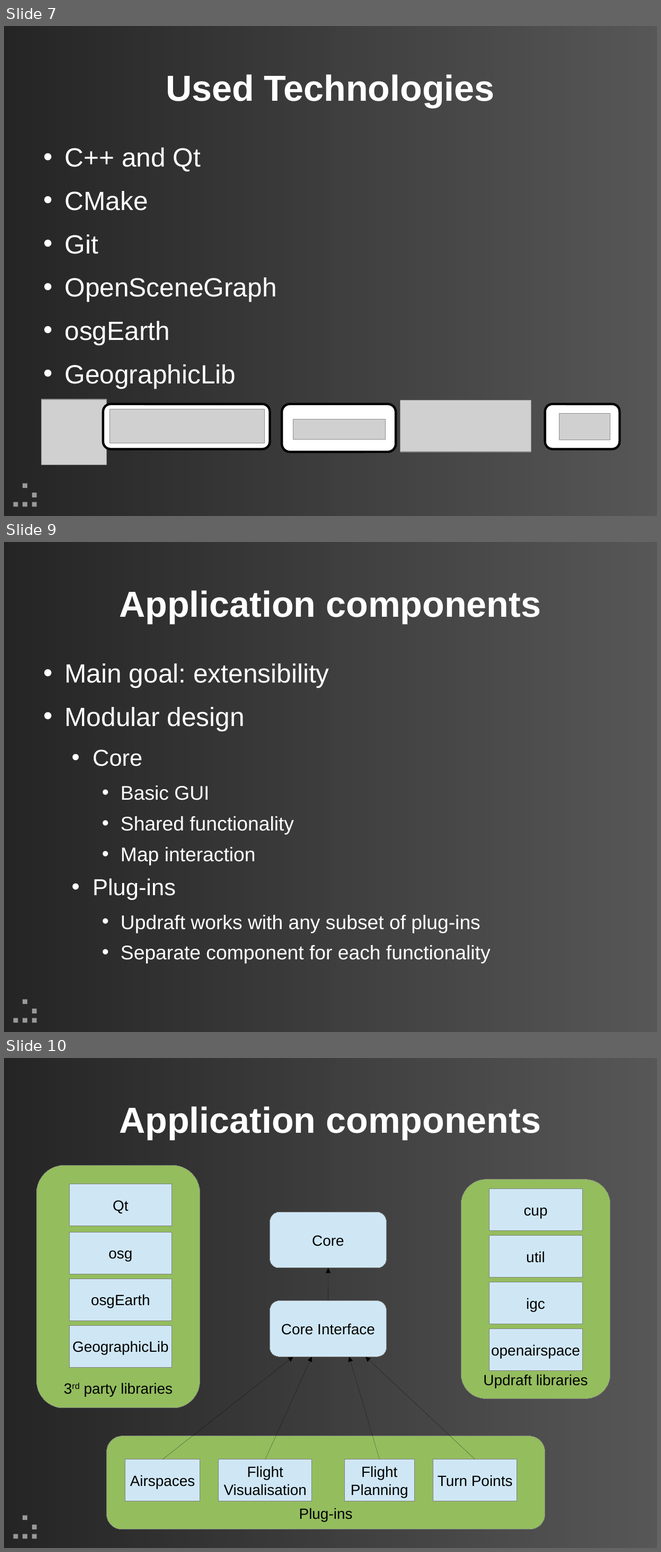
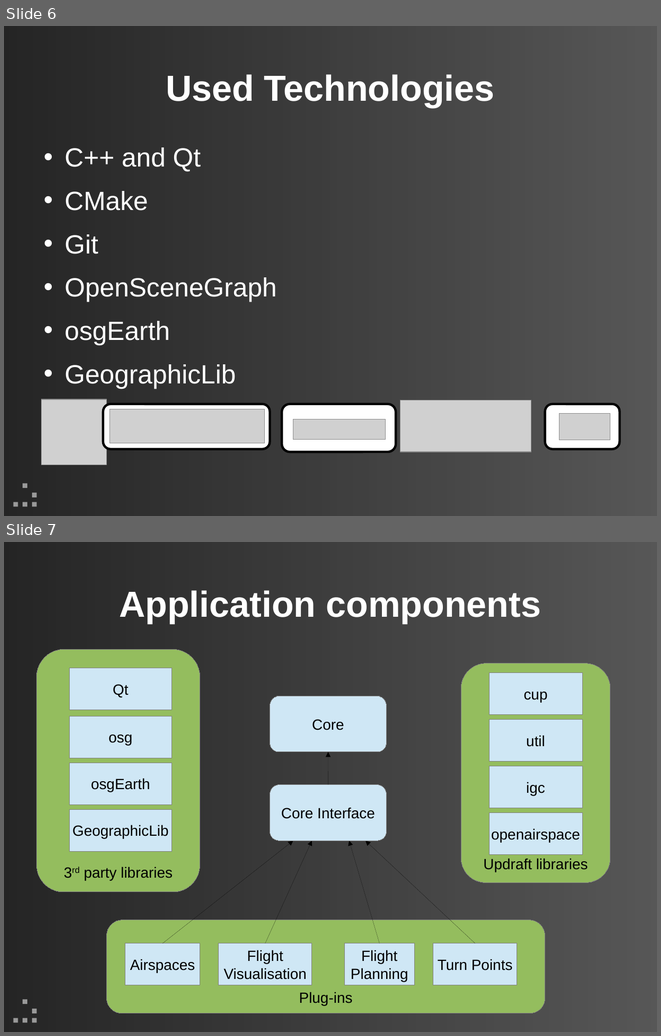
Before and after one commit to updraft/updraft, a slide deck: Docs/presentation.odp. Shown one above the other, each under a label of ours: slides 7, 9 and 10 before the commit, slides 6 and 7 after it; the slides between them are not shown. The pictures are 661x1552 and 661x1036 pixels, drawn with LibreOffice and Linux fonts; fonts in the diff are those of the drawing; grey boxes stand for pictures; background and template pictures are left out. Boxes give left, top, right and bottom in pixels: in the first picture for what was removed or moved away, otherwise in the second. Text is boxed around its words. In the diff, an @@ line names an element or a change of style, - is before the commit and + after.

```diff
--- a/Docs/presentation.odp
+++ b/Docs/presentation.odp
@@ slide 9 removed at (x1=4, y1=542, x2=657, y2=1032), background #333333; not listed: 6 template elements that a slide beside it also shows @@
@@ title removed at (x1=119, y1=590, x2=541, y2=623) @@
-Application components
@@ text removed at (x1=64, y1=663, x2=491, y2=963) @@
-• Main goal: extensibility
-• Modular design
-  • Core
-    • Basic GUI
-    • Shared functionality
-    • Map interaction
-  • Plug-ins
-    • Updraft works with any subset of plug-ins
-    • Separate component for each functionality
@@ what was slide 7 is now slide 6 @@
@@ what was slide 10 is now slide 7 @@
```
Also in this commit, not shown: 4 slides changed, 3 other slides removed.
